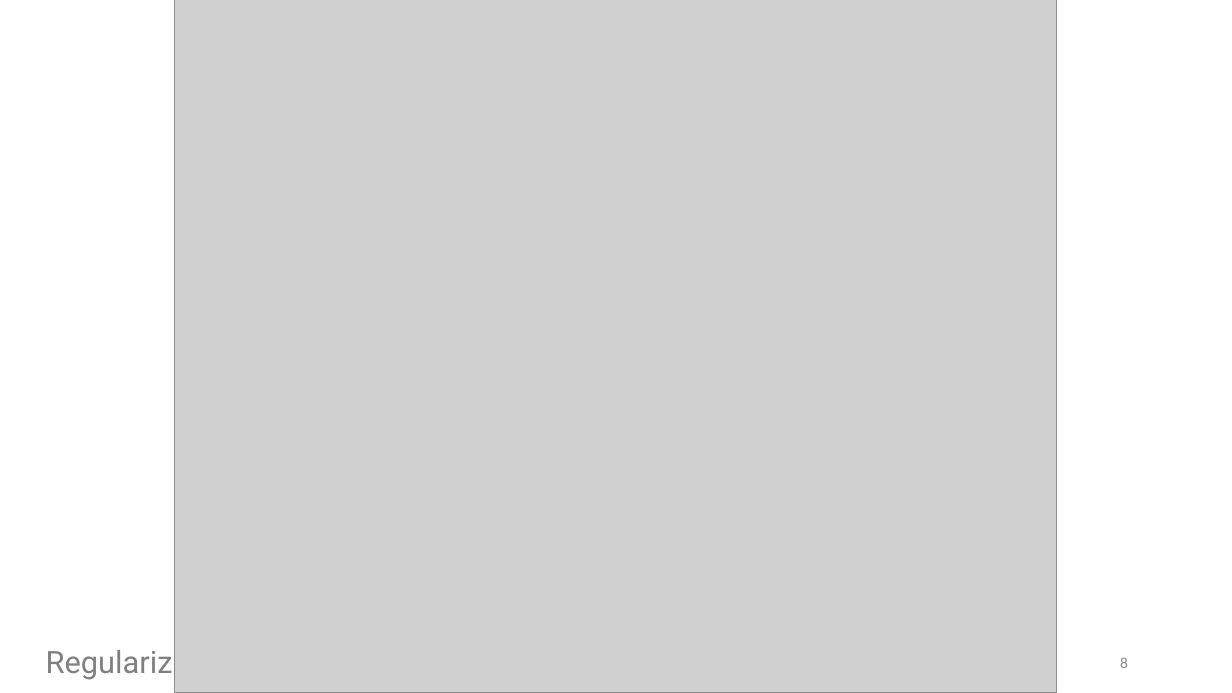
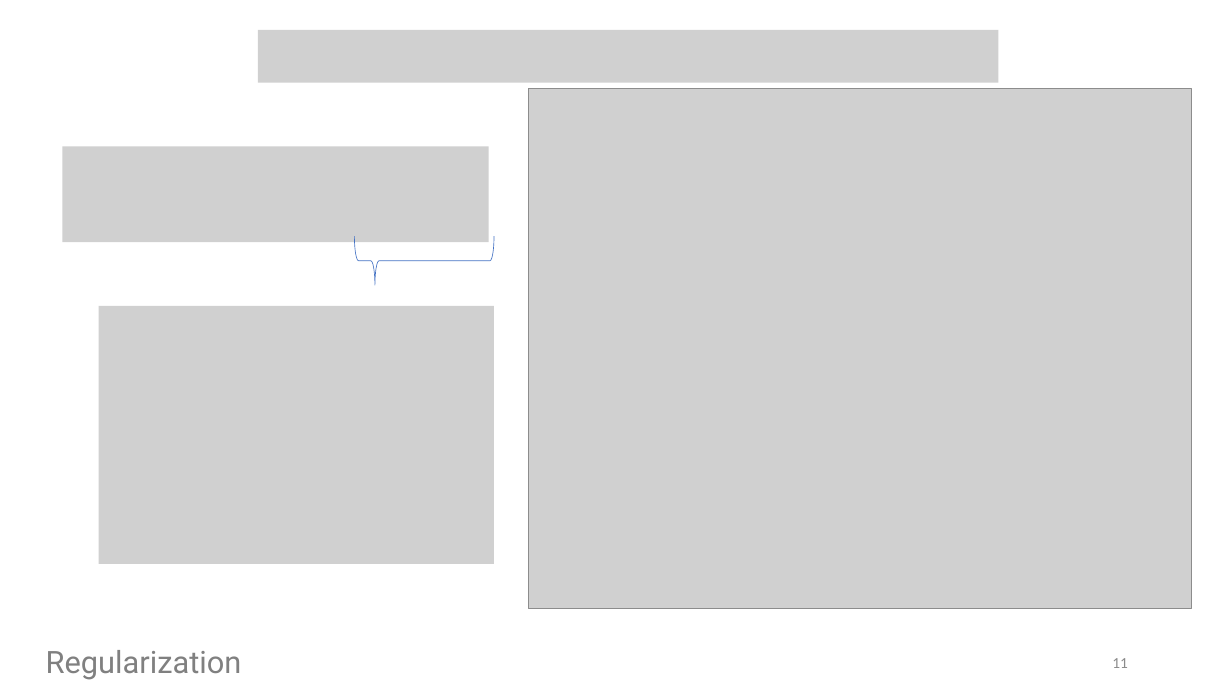
Before and after one commit to SigmaMonstR/data-science, a slide deck: slide 11 of lecture-06/slides.pptx (slide 8 before the commit). Drawn at 1232x693 pixels with LibreOffice and Linux fonts; fonts in the diff are those of the drawing; grey boxes stand for pictures. Boxes give left, top, right and bottom in pixels: in the first picture for what was removed or moved away, otherwise in the second. Text is boxed around its words. In the diff, an @@ line names an element or a change of style, - is before the commit and + after.

```diff
--- a/lecture-06/slides.pptx
+++ b/lecture-06/slides.pptx
@@ picture added at [258,30,999,82] @@
@@ picture: place and size @@
-picture at [175,0,1056,693]
+picture at [529,89,1191,609]
@@ picture added at [62,147,488,243] @@
@@ right brace added at [354,237,494,286], outline #4472C4 0.5 pt @@
@@ picture added at [99,306,494,564] @@
@@ page number at [1112,658,1128,668]: text changed @@
-8
+11
```
Also in this commit, not shown: 3 other slides changed, 13 slides added, 6 slides removed, 8 other files.
